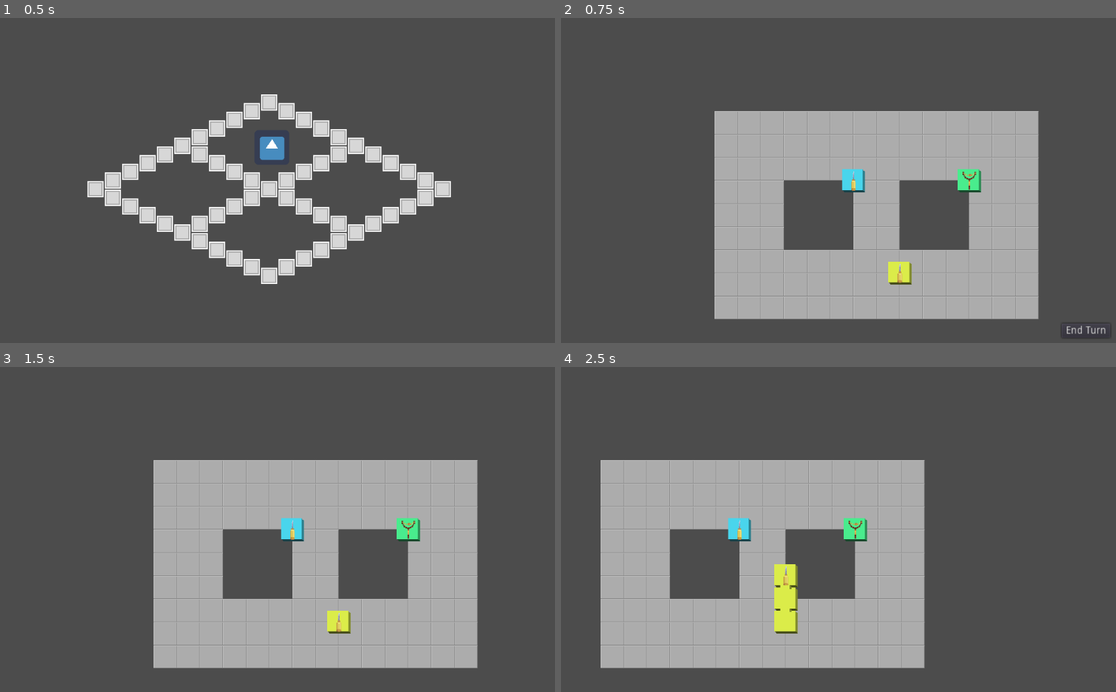
Above: before the commit, frames 1-4 (two rows, left to right).
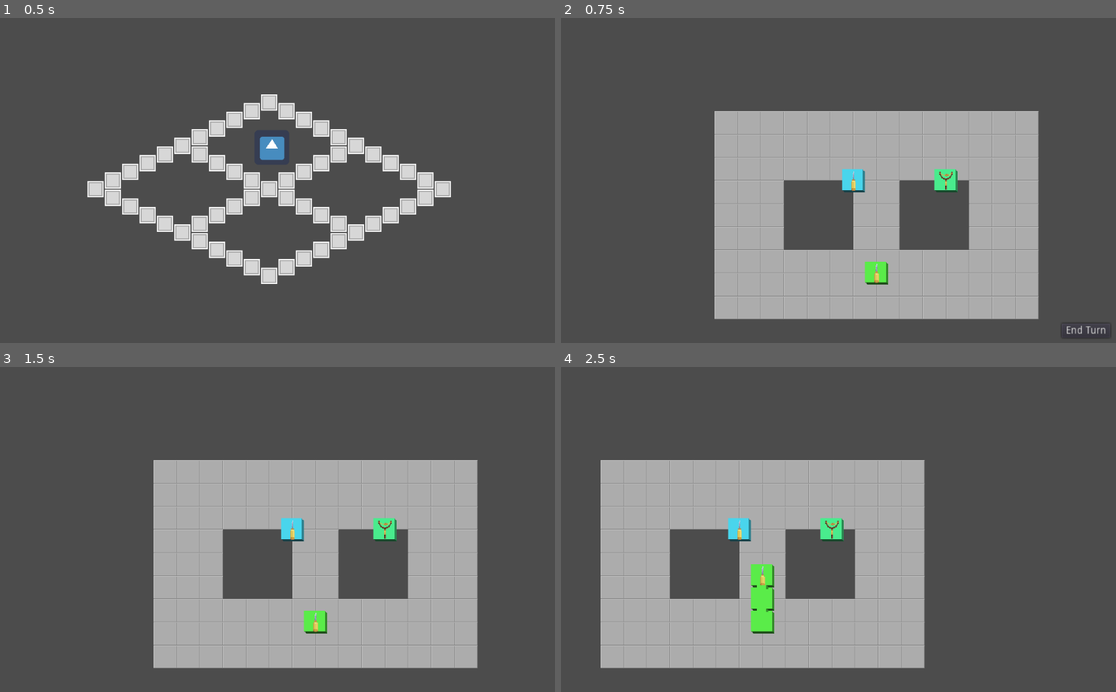
Above: after the commit, the same moments.

Repository: Henelik/HackGame
Game: Godot game, scene res://GameRoot.tscn
Two runs of this game, one before a commit and one after it. Both use one fixed random seed, a clock stepped at 60 frames per second and the inputs below. The engine's default icon, where the game draws it, is replaced by a stand-in: a white triangle on a blue panel in a dark square.
Inputs (mouse positions are in pixels of both pictures, inside the frame that each line leads up to):
- Up to frame 1 (0.5 s): no input
- Up to frame 2 (0.75 s): click (832, 148) at 0.5 s
- Up to frame 3 (1.5 s): click "End Turn" at 1.25 s
- Up to frame 4 (2.5 s): tap Enter at 2 s; move the mouse to (855, 529) at 2.02 s; hold Right (ui_right) from 2.03 s (still down); click (855, 529) at 2.17 s

Frame 1 is identical in both runs. In frame 2, 1.2% of the frame differs, in the area x 54-76%, y 46-83%; in frame 3, 1.2%; in frame 4, 2.4%, in the area x 34-56%, y 46-83%.

Commit message:
Fixed sector connector bugs

Diff:
--- a/Scripts/BattleCam.gd
+++ b/Scripts/BattleCam.gd
@@ -122,7 +122,6 @@
 			eliminatedPlayers.append(1) # this player has been eliminated
 		else:
 			eliminatedPlayers.append(0) # this player has not been eliminated
-	print(eliminatedPlayers.count(0))
 	if eliminatedPlayers.count(0) == 1:
 		endGame(eliminatedPlayers.find(0))
 
--- a/Scripts/programHead.gd
+++ b/Scripts/programHead.gd
@@ -52,6 +52,7 @@
 	print("Selecting " + progName)
 	get_node("SelectSoundPlayer").play()
 	_showMoveGizmos()
+	_showConnectors()
 
 func _deselect():
 	_hideMoveGizmos()
@@ -158,6 +159,7 @@
 			return
 		tailSectors[-1].queue_free()
 		tailSectors.pop_back()
+	_hideConnectors()
 	_showConnectors()
 
 func _die():
@@ -170,11 +172,13 @@
 func clear():
 	for t in self.tailSectors:
 		t.queue_free()
-	_hideMoveGizmos()
 	_hideConnectors()
 
 func _showConnectors():
+	print("Number of tail sectors is " + str(tailSectors.size()))
 	_hideConnectors()
+#	if tailSectors.size() == 0:
+#		return
 	for t in tailSectors:
 		if (t.tileX == tileX+1 or t.tileX == tileX-1) and t.tileY == tileY:
 			connectors.append(horizScn.instance())
@@ -208,4 +212,4 @@
 func _hideConnectors():
 	for c in connectors:
 		c.queue_free()
-		connectors.erase(c)
+	connectors = []
--- a/test.tscn
+++ b/test.tscn
@@ -16,11 +16,14 @@
 
 [node name="Icebreaker" parent="." instance=ExtResource( 3 )]
 position = Vector2( 28.8887, -1.11639 )
+movesPerTurn = 10
+maxSize = 5
+col = Color( 0.290196, 0.843137, 0.933333, 1 )
 
 [node name="Icebreaker2" parent="." instance=ExtResource( 3 )]
-position = Vector2( 97.3071, 127.575 )
-col = Color( 0.866667, 0.933333, 0.290196, 1 )
+position = Vector2( 62.2832, 128.39 )
+col = Color( 0.356863, 0.933333, 0.290196, 1 )
 owningPlayerId = 1
 
 [node name="Slingshot" parent="." instance=ExtResource( 4 )]
-position = Vector2( 190.16, 2.14183 )
+position = Vector2( 158.395, -1.93069 )
